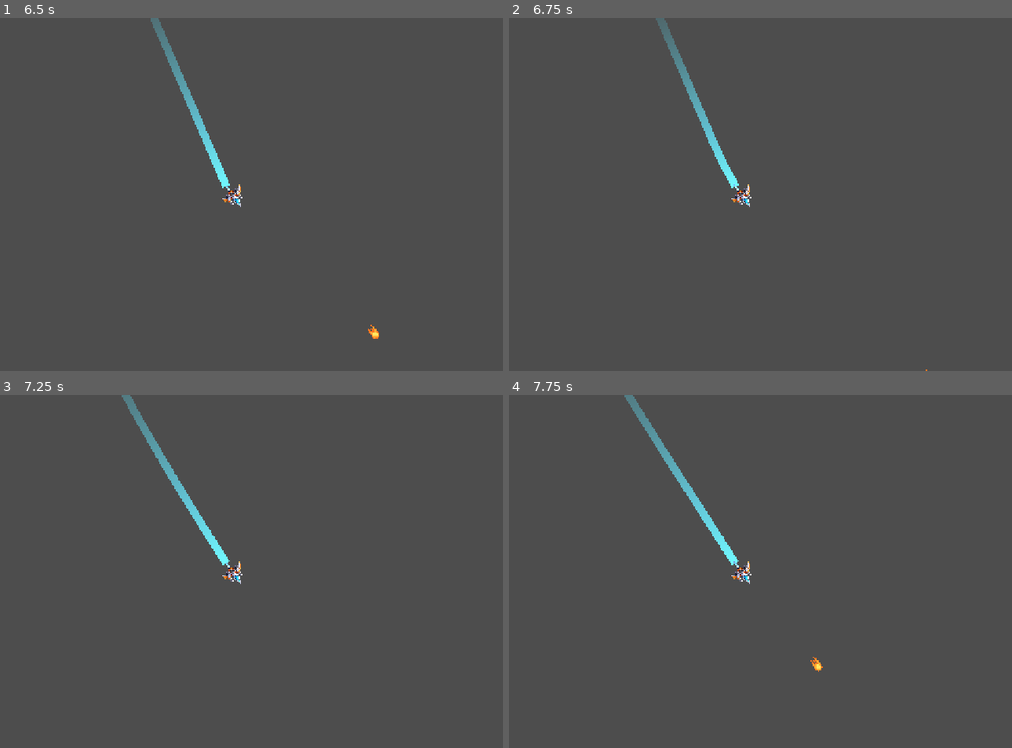
Above: before the commit, frames 1-4 (two rows, left to right).
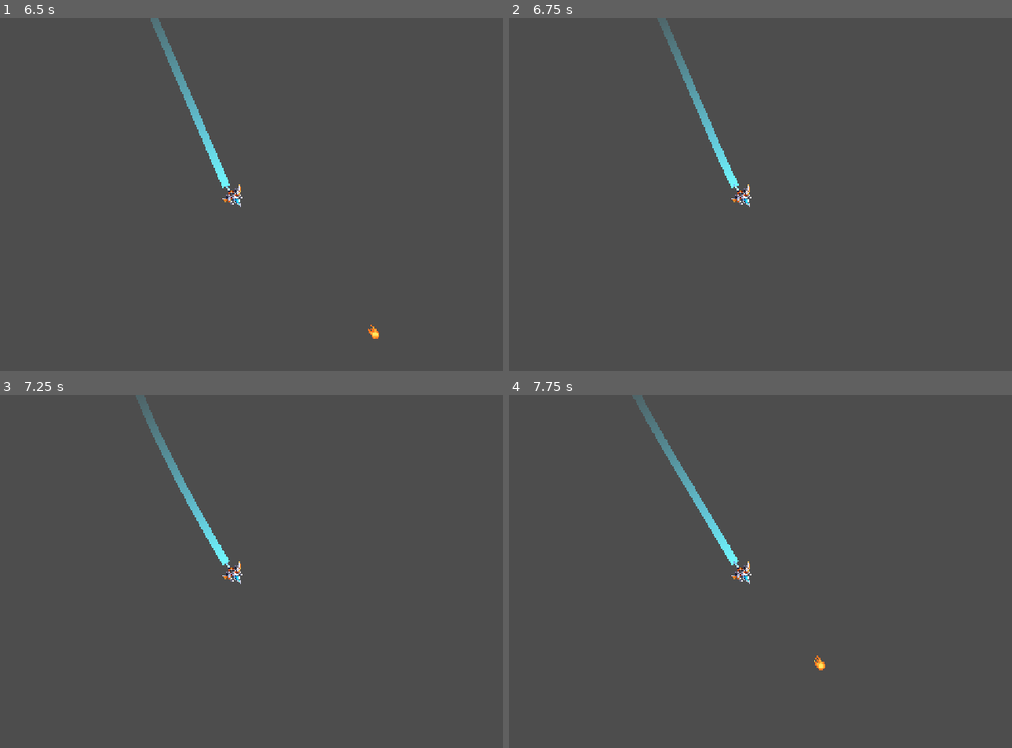
Above: after the commit, the same moments.

Repository: AdhamMohamedKhairy/Terminus-Zero
Game: Godot game, scene res://scenes/entities/player/player.tscn
Two runs of this game, one before a commit and one after it. Both use one fixed random seed, a clock stepped at 60 frames per second and the inputs below. This scene is started directly instead of the project's main scene.
Inputs (mouse positions are in pixels of both pictures, inside the frame that each line leads up to):
- Up to frame 1 (6.5 s): tap Enter at 0.5 s; move the mouse to (372, 176) at 0.52 s; hold D (right) 0.53-1.25 s; hold Space (boost) 0.53-1.25 s; click (372, 176) at 0.67 s; drag from (105, 212) to (231, 194) at 1.27 s; move the mouse to (296, 116) at 2.02 s; hold D (right) 2.03-2.75 s; hold Space (boost) 2.03-2.75 s; tap E (interact) at 2.1 s; drag from (201, 265) to (45, 141) at 2.77 s; move the mouse to (422, 247) at 3.52 s; hold A (left) 3.53-4.25 s; hold Space (boost) 3.53-4.25 s; tap Alt at 3.6 s; drag from (45, 141) to (231, 194) at 4.27 s; move the mouse to (261, 194) at 5.02 s; hold S (down) 5.03-5.75 s; hold Space (boost) 5.03-5.75 s; click (261, 194) at 5.17 s; drag from (135, 106) to (231, 194) at 5.77 s
- Up to frame 2 (6.75 s): move the mouse to (881, 176) at 6.52 s; hold W (up) from 6.53 s (still down); hold Space (boost) from 6.53 s (still down); tap E (interact) at 6.6 s
- Up to frame 3 (7.25 s): keep holding W (up); keep holding Space (boost)
- Up to frame 4 (7.75 s): release W (up) at 7.25 s; release Space (boost) at 7.25 s; drag from (614, 589) to (740, 571) at 7.27 s

Frame 1 is identical in both runs. In frame 2, 0.3% of the frame differs, in the area x 29-84%, y 0-100%; in frame 3, 1.0%, in the area x 24-46%, y 0-47%; in frame 4, 0.9%.

Commit message:
Add player's shield
Explodes on damage without affecting health, Also documented the hard part of script

Diff:
--- a/scenes/entities/player/player.gd
+++ b/scenes/entities/player/player.gd
@@ -1,6 +1,12 @@
 extends CharacterBody2D
 
 @export var health:= 100
+@export var player_velocity:Vector2
+@export var has_shield := false
+
+@onready var shield_area :Area2D = $shield
+@onready var shield_sprite : AnimatedSprite2D = $shield/AnimatedSprite2D
+@onready var shield_collision:CollisionShape2D = $shield/CollisionShape2D
 
 @onready var sprite:AnimatedSprite2D = $sprite
 @onready var collision:CollisionShape2D = $collision
@@ -29,49 +35,61 @@
 var dead := false
 
 func _ready():
+	# Spawn, then idle
 	sprite.play("warp")
 	await sprite.animation_finished
 	sprite.play("idle")
 
-	await get_tree().create_timer(2).timeout
-	take_damage(200)
-
 func _physics_process(delta: float) -> void:
+	# No motion if dead
 	if dead:
 		return
+
+	# Rotate with left and right, move with up, brake with down
 	rotation += Input.get_axis("left","right") * ROT_SPEED * delta
 
-	var forward_vector := Vector2.UP.rotated(rotation)
+	var forward_vector := Vector2.UP.rotated(rotation) # Forward motion vector
 	var current_power := THRUST_POWER
 	var speed_cap := MAX_SPEED
 
-	if Input.is_action_pressed("boost"):
+	# play animation and modify velocity
+	if Input.is_action_pressed("up"):
+		sprite.play("boost")
+		velocity += forward_vector * THRUST_POWER * delta
+	elif Input.is_action_pressed("boost"):
 		sprite.play("boost")
 		speed_cap = BOOST_MAX_SPEED
 		velocity += forward_vector * BOOST_POWER * delta
-	elif Input.is_action_pressed("up"):
-		sprite.play("boost")
-		velocity += forward_vector * THRUST_POWER * delta
+
+	# Brakes
 	if Input.is_action_pressed("down"):
 		velocity = velocity.move_toward(Vector2.ZERO, BRAKE_POWER*delta)
 
+	# Shoot fireballs
 	if Input.is_action_just_pressed("shoot"):
 		shoot(forward_vector)
 
 
-
+	# Drag force, then cap speed
 	velocity = velocity.move_toward(Vector2.ZERO,DRAG*velocity.length()*delta)
 	velocity = velocity.limit_length(speed_cap)
+
+	# Export velocity for other usages
+	player_velocity = velocity
 	move_and_slide()
 
-	update_trial(forward_vector)
+	# Update trail following the spaceship
+	update_trail(forward_vector)
 
-func update_trial(forward_vector:Vector2)->void:
+func update_trail(forward_vector:Vector2)->void:
+	# Fetch current time for the new trail
 	var now := Time.get_ticks_msec() / 1000.0
 
+	# Add new trail with the current spawn time
 	trail.add_point(global_position-forward_vector*TRAIL_OFFSET)
 	trail_left_times.append(now)
 
+	# Check for trails exceeding the limit of 1.0 seconds
 	while trail_left_times.size() > 0 and now - trail_left_times[0] > 1.0:
 		trail.remove_point(0)
 		trail_left_times.pop_front()
@@ -87,6 +105,9 @@
 	ball.direction = forward_vector
 
 func take_damage(dmg:int):
+	if has_shield:
+		toggle_shield(false)
+		return
 	if dead:
 		return
 	health-=dmg
@@ -97,3 +118,19 @@
 		sprite.play("die")
 		await sprite.animation_finished
 		queue_free()
+
+func toggle_shield(state:bool):
+	print("TOGGLED")
+	if state:
+		shield_area.visible = true
+		shield_sprite.play("spawn")
+		await sprite.animation_finished
+		shield_collision.set_deferred("disabled",false)
+		shield_sprite.play("idle")
+		has_shield = true
+	else:
+		shield_sprite.play("die")
+		await shield_sprite.animation_finished
+		shield_collision.set_deferred("disabled",true)
+		shield_area.visible = false
+		has_shield = false
--- a/scenes/entities/player/player.tscn
+++ b/scenes/entities/player/player.tscn
@@ -1,32 +1,34 @@
 [gd_scene format=3 uid="uid://b5qmlnw8qgv7x"]
 
 [ext_resource type="Script" uid="uid://1t4s387wc8pi" path="res://scenes/entities/player/player.gd" id="1_1lgw8"]
-[ext_resource type="Texture2D" uid="uid://d0sf6ltknn2ho" path="res://assets/SciFiStarships_Kestrel_FREE/frames/kestrel/top/boost/00.png" id="2_wg44p"]
-[ext_resource type="Texture2D" uid="uid://coi457cvi4jac" path="res://assets/SciFiStarships_Kestrel_FREE/frames/kestrel/top/boost/01.png" id="3_2frc1"]
-[ext_resource type="Texture2D" uid="uid://44lo1qudfna8" path="res://assets/SciFiStarships_Kestrel_FREE/frames/kestrel/top/boost/02.png" id="4_tswhv"]
-[ext_resource type="Texture2D" uid="uid://ck2lsrl8mvahm" path="res://assets/SciFiStarships_Kestrel_FREE/frames/kestrel/top/boost/03.png" id="5_3m0ly"]
-[ext_resource type="Texture2D" uid="uid://ndl30nptmaii" path="res://assets/SciFiStarships_Kestrel_FREE/frames/kestrel/top/destroy/00.png" id="6_y7ulx"]
-[ext_resource type="Texture2D" uid="uid://c1s0dr7k30kki" path="res://assets/SciFiStarships_Kestrel_FREE/frames/kestrel/top/destroy/01.png" id="7_dh4vq"]
-[ext_resource type="Texture2D" uid="uid://do05y6g5ptj3k" path="res://assets/SciFiStarships_Kestrel_FREE/frames/kestrel/top/destroy/02.png" id="8_d23qq"]
-[ext_resource type="Texture2D" uid="uid://cunj4ypxbbi2k" path="res://assets/SciFiStarships_Kestrel_FREE/frames/kestrel/top/destroy/03.png" id="9_7tix7"]
-[ext_resource type="Texture2D" uid="uid://l86lsxbx5luo" path="res://assets/SciFiStarships_Kestrel_FREE/frames/kestrel/top/destroy/04.png" id="10_o8jto"]
-[ext_resource type="Texture2D" uid="uid://dtlmo2hwrgcx5" path="res://assets/SciFiStarships_Kestrel_FREE/frames/kestrel/top/destroy/05.png" id="11_rt777"]
-[ext_resource type="Texture2D" uid="uid://hfcnptqkngcd" path="res://assets/SciFiStarships_Kestrel_FREE/frames/kestrel/top/destroy/06.png" id="12_ei5f5"]
-[ext_resource type="Texture2D" uid="uid://b4na35pjg18wd" path="res://assets/SciFiStarships_Kestrel_FREE/frames/kestrel/top/destroy/07.png" id="13_5y5t1"]
-[ext_resource type="Texture2D" uid="uid://bfk22p7imicih" path="res://assets/SciFiStarships_Kestrel_FREE/frames/kestrel/top/destroy/08.png" id="14_4rrkf"]
-[ext_resource type="Texture2D" uid="uid://cumkb7dsmfnyd" path="res://assets/SciFiStarships_Kestrel_FREE/frames/kestrel/top/destroy/09.png" id="15_g3uyw"]
-[ext_resource type="Texture2D" uid="uid://ci14dclapxev0" path="res://assets/SciFiStarships_Kestrel_FREE/frames/kestrel/top/idle/00.png" id="16_2l7jx"]
-[ext_resource type="Texture2D" uid="uid://b4wlau6xvph47" path="res://assets/SciFiStarships_Kestrel_FREE/frames/kestrel/top/idle/01.png" id="17_dj766"]
-[ext_resource type="Texture2D" uid="uid://cbm06plf86bfj" path="res://assets/SciFiStarships_Kestrel_FREE/frames/kestrel/top/idle/02.png" id="18_80gid"]
-[ext_resource type="Texture2D" uid="uid://lpfst2xrwqyg" path="res://assets/SciFiStarships_Kestrel_FREE/frames/kestrel/top/idle/03.png" id="19_jdidn"]
-[ext_resource type="Texture2D" uid="uid://djijtoxhbove1" path="res://assets/SciFiStarships_Kestrel_FREE/frames/kestrel/top/warp/00.png" id="28_0l7wy"]
-[ext_resource type="Texture2D" uid="uid://dphfaaieopht8" path="res://assets/SciFiStarships_Kestrel_FREE/frames/kestrel/top/warp/01.png" id="29_bxmn4"]
-[ext_resource type="Texture2D" uid="uid://d15yc57isd4q3" path="res://assets/SciFiStarships_Kestrel_FREE/frames/kestrel/top/warp/02.png" id="30_f3lfh"]
-[ext_resource type="Texture2D" uid="uid://7jyfhr27bb52" path="res://assets/SciFiStarships_Kestrel_FREE/frames/kestrel/top/warp/03.png" id="31_pomkq"]
-[ext_resource type="Texture2D" uid="uid://dvqqibxhnkodj" path="res://assets/SciFiStarships_Kestrel_FREE/frames/kestrel/top/warp/04.png" id="32_hsn3e"]
-[ext_resource type="Texture2D" uid="uid://bxnggdytqe2bi" path="res://assets/SciFiStarships_Kestrel_FREE/frames/kestrel/top/warp/05.png" id="33_txex0"]
-[ext_resource type="Texture2D" uid="uid://cs8a3r6qnov4n" path="res://assets/SciFiStarships_Kestrel_FREE/frames/kestrel/top/warp/06.png" id="34_thyny"]
-[ext_resource type="Texture2D" uid="uid://n3dvvbh8g86s" path="res://assets/SciFiStarships_Kestrel_FREE/frames/kestrel/top/warp/07.png" id="35_2i17y"]
+[ext_resource type="Texture2D" uid="uid://d0sf6ltknn2ho" path="res://assets/spaceship/boost/00.png" id="2_wg44p"]
+[ext_resource type="Texture2D" uid="uid://coi457cvi4jac" path="res://assets/spaceship/boost/01.png" id="3_2frc1"]
+[ext_resource type="Texture2D" uid="uid://44lo1qudfna8" path="res://assets/spaceship/boost/02.png" id="4_tswhv"]
+[ext_resource type="Texture2D" uid="uid://ck2lsrl8mvahm" path="res://assets/spaceship/boost/03.png" id="5_3m0ly"]
+[ext_resource type="Texture2D" uid="uid://ndl30nptmaii" path="res://assets/spaceship/destroy/00.png" id="6_y7ulx"]
+[ext_resource type="Texture2D" uid="uid://c1s0dr7k30kki" path="res://assets/spaceship/destroy/01.png" id="7_dh4vq"]
+[ext_resource type="Texture2D" uid="uid://do05y6g5ptj3k" path="res://assets/spaceship/destroy/02.png" id="8_d23qq"]
+[ext_resource type="Texture2D" uid="uid://cunj4ypxbbi2k" path="res://assets/spaceship/destroy/03.png" id="9_7tix7"]
+[ext_resource type="Texture2D" uid="uid://l86lsxbx5luo" path="res://assets/spaceship/destroy/04.png" id="10_o8jto"]
+[ext_resource type="Texture2D" uid="uid://dtlmo2hwrgcx5" path="res://assets/spaceship/destroy/05.png" id="11_rt777"]
+[ext_resource type="Texture2D" uid="uid://hfcnptqkngcd" path="res://assets/spaceship/destroy/06.png" id="12_ei5f5"]
+[ext_resource type="Texture2D" uid="uid://b4na35pjg18wd" path="res://assets/spaceship/destroy/07.png" id="13_5y5t1"]
+[ext_resource type="Texture2D" uid="uid://bfk22p7imicih" path="res://assets/spaceship/destroy/08.png" id="14_4rrkf"]
+[ext_resource type="Texture2D" uid="uid://cumkb7dsmfnyd" path="res://assets/spaceship/destroy/09.png" id="15_g3uyw"]
+[ext_resource type="Texture2D" uid="uid://ci14dclapxev0" path="res://assets/spaceship/idle/00.png" id="16_2l7jx"]
+[ext_resource type="Texture2D" uid="uid://b4wlau6xvph47" path="res://assets/spaceship/idle/01.png" id="17_dj766"]
+[ext_resource type="Texture2D" uid="uid://cbm06plf86bfj" path="res://assets/spaceship/idle/02.png" id="18_80gid"]
+[ext_resource type="Texture2D" uid="uid://lpfst2xrwqyg" path="res://assets/spaceship/idle/03.png" id="19_jdidn"]
+[ext_resource type="Texture2D" uid="uid://djijtoxhbove1" path="res://assets/spaceship/warp/00.png" id="28_0l7wy"]
+[ext_resource type="Texture2D" uid="uid://wwx333biftr0" path="res://assets/spaceship/Shield Effect - Explosion.png" id="28_7nfft"]
+[ext_resource type="Texture2D" uid="uid://cua34x8faq8a2" path="res://assets/spaceship/Shield Effect - Spawn.png" id="29_brjyi"]
+[ext_resource type="Texture2D" uid="uid://dphfaaieopht8" path="res://assets/spaceship/warp/01.png" id="29_bxmn4"]
+[ext_resource type="Texture2D" uid="uid://d15yc57isd4q3" path="res://assets/spaceship/warp/02.png" id="30_f3lfh"]
+[ext_resource type="Texture2D" uid="uid://7jyfhr27bb52" path="res://assets/spaceship/warp/03.png" id="31_pomkq"]
+[ext_resource type="Texture2D" uid="uid://dvqqibxhnkodj" path="res://assets/spaceship/warp/04.png" id="32_hsn3e"]
+[ext_resource type="Texture2D" uid="uid://bxnggdytqe2bi" path="res://assets/spaceship/warp/05.png" id="33_txex0"]
+[ext_resource type="Texture2D" uid="uid://cs8a3r6qnov4n" path="res://assets/spaceship/warp/06.png" id="34_thyny"]
+[ext_resource type="Texture2D" uid="uid://n3dvvbh8g86s" path="res://assets/spaceship/warp/07.png" id="35_2i17y"]
 
 [sub_resource type="SpriteFrames" id="SpriteFrames_0qees"]
 animations = [{
@@ -137,6 +139,302 @@
 
 [sub_resource type="Gradient" id="Gradient_1lgw8"]
 colors = PackedColorArray(0.31764707, 0.7176471, 0.7882353, 0, 0.44242418, 0.97636014, 1.070584, 1)
+
+[sub_resource type="AtlasTexture" id="AtlasTexture_bnv2y"]
+atlas = ExtResource("28_7nfft")
+region = Rect2(0, 0, 64, 64)
+
+[sub_resource type="AtlasTexture" id="AtlasTexture_0xxfp"]
+atlas = ExtResource("28_7nfft")
+region = Rect2(64, 0, 64, 64)
+
+[sub_resource type="AtlasTexture" id="AtlasTexture_l2s38"]
+atlas = ExtResource("28_7nfft")
+region = Rect2(128, 0, 64, 64)
+
+[sub_resource type="AtlasTexture" id="AtlasTexture_11qh6"]
+atlas = ExtResource("28_7nfft")
+region = Rect2(192, 0, 64, 64)
+
+[sub_resource type="AtlasTexture" id="AtlasTexture_1lgw8"]
+atlas = ExtResource("28_7nfft")
+region = Rect2(0, 64, 64, 64)
+
+[sub_resource type="AtlasTexture" id="AtlasTexture_wg44p"]
+atlas = ExtResource("28_7nfft")
+region = Rect2(64, 64, 64, 64)
+
+[sub_resource type="AtlasTexture" id="AtlasTexture_2frc1"]
+atlas = ExtResource("28_7nfft")
+region = Rect2(128, 64, 64, 64)
+
+[sub_resource type="AtlasTexture" id="AtlasTexture_tswhv"]
+atlas = ExtResource("28_7nfft")
+region = Rect2(192, 64, 64, 64)
+
+[sub_resource type="AtlasTexture" id="AtlasTexture_3m0ly"]
+atlas = ExtResource("28_7nfft")
+region = Rect2(0, 128, 64, 64)
+
+[sub_resource type="AtlasTexture" id="AtlasTexture_y7ulx"]
+atlas = ExtResource("28_7nfft")
+region = Rect2(64, 128, 64, 64)
+
+[sub_resource type="AtlasTexture" id="AtlasTexture_dh4vq"]
+atlas = ExtResource("28_7nfft")
+region = Rect2(128, 128, 64, 64)
+
+[sub_resource type="AtlasTexture" id="AtlasTexture_d23qq"]
+atlas = ExtResource("28_7nfft")
+region = Rect2(192, 128, 64, 64)
+
+[sub_resource type="AtlasTexture" id="AtlasTexture_7tix7"]
+atlas = ExtResource("28_7nfft")
+region = Rect2(0, 192, 64, 64)
+
+[sub_resource type="AtlasTexture" id="AtlasTexture_o8jto"]
+atlas = ExtResource("28_7nfft")
+region = Rect2(64, 192, 64, 64)
+
+[sub_resource type="AtlasTexture" id="AtlasTexture_rt777"]
+atlas = ExtResource("28_7nfft")
+region = Rect2(128, 192, 64, 64)
+
+[sub_resource type="AtlasTexture" id="AtlasTexture_ei5f5"]
+atlas = ExtResource("28_7nfft")
+region = Rect2(192, 192, 64, 64)
+
+[sub_resource type="AtlasTexture" id="AtlasTexture_7nfft"]
+atlas = ExtResource("29_brjyi")
+region = Rect2(96, 144, 48, 48)
+
+[sub_resource type="AtlasTexture" id="AtlasTexture_brjyi"]
+atlas = ExtResource("29_brjyi")
+region = Rect2(144, 144, 48, 48)
+
+[sub_resource type="AtlasTexture" id="AtlasTexture_5y5t1"]
+atlas = ExtResource("29_brjyi")
+region = Rect2(0, 192, 48, 48)
+
+[sub_resource type="AtlasTexture" id="AtlasTexture_hsn3e"]
+atlas = ExtResource("29_brjyi")
+region = Rect2(48, 192, 48, 48)
+
+[sub_resource type="AtlasTexture" id="AtlasTexture_4rrkf"]
+atlas = ExtResource("29_brjyi")
+region = Rect2(0, 0, 48, 48)
+
+[sub_resource type="AtlasTexture" id="AtlasTexture_g3uyw"]
+atlas = ExtResource("29_brjyi")
+region = Rect2(48, 0, 48, 48)
+
+[sub_resource type="AtlasTexture" id="AtlasTexture_2l7jx"]
+atlas = ExtResource("29_brjyi")
+region = Rect2(96, 0, 48, 48)
+
+[sub_resource type="AtlasTexture" id="AtlasTexture_dj766"]
+atlas = ExtResource("29_brjyi")
+region = Rect2(144, 0, 48, 48)
+
+[sub_resource type="AtlasTexture" id="AtlasTexture_80gid"]
+atlas = ExtResource("29_brjyi")
+region = Rect2(0, 48, 48, 48)
+
+[sub_resource type="AtlasTexture" id="AtlasTexture_jdidn"]
+atlas = ExtResource("29_brjyi")
+region = Rect2(48, 48, 48, 48)
+
+[sub_resource type="AtlasTexture" id="AtlasTexture_c2ktb"]
+atlas = ExtResource("29_brjyi")
+region = Rect2(96, 48, 48, 48)
+
+[sub_resource type="AtlasTexture" id="AtlasTexture_5tbmh"]
+atlas = ExtResource("29_brjyi")
+region = Rect2(144, 48, 48, 48)
+
+[sub_resource type="AtlasTexture" id="AtlasTexture_bumth"]
+atlas = ExtResource("29_brjyi")
+region = Rect2(0, 96, 48, 48)
+
+[sub_resource type="AtlasTexture" id="AtlasTexture_avkvk"]
+atlas = ExtResource("29_brjyi")
+region = Rect2(48, 96, 48, 48)
+
+[sub_resource type="AtlasTexture" id="AtlasTexture_daptw"]
+atlas = ExtResource("29_brjyi")
+region = Rect2(96, 96, 48, 48)
+
+[sub_resource type="AtlasTexture" id="AtlasTexture_qpxpq"]
+atlas = ExtResource("29_brjyi")
+region = Rect2(144, 96, 48, 48)
+
+[sub_resource type="AtlasTexture" id="AtlasTexture_ofi1a"]
+atlas = ExtResource("29_brjyi")
+region = Rect2(0, 144, 48, 48)
+
+[sub_resource type="AtlasTexture" id="AtlasTexture_7n3y3"]
+atlas = ExtResource("29_brjyi")
+region = Rect2(48, 144, 48, 48)
+
+[sub_resource type="AtlasTexture" id="AtlasTexture_0l7wy"]
+atlas = ExtResource("29_brjyi")
+region = Rect2(96, 144, 48, 48)
+
+[sub_resource type="AtlasTexture" id="AtlasTexture_bxmn4"]
+atlas = ExtResource("29_brjyi")
+region = Rect2(144, 144, 48, 48)
+
+[sub_resource type="AtlasTexture" id="AtlasTexture_f3lfh"]
+atlas = ExtResource("29_brjyi")
+region = Rect2(0, 192, 48, 48)
+
+[sub_resource type="AtlasTexture" id="AtlasTexture_pomkq"]
+atlas = ExtResource("29_brjyi")
+region = Rect2(48, 192, 48, 48)
+
+[sub_resource type="SpriteFrames" id="SpriteFrames_tr8j5"]
+animations = [{
+"frames": [{
+"duration": 1.0,
+"texture": SubResource("AtlasTexture_bnv2y")
+}, {
+"duration": 1.0,
+"texture": SubResource("AtlasTexture_0xxfp")
+}, {
+"duration": 1.0,
+"texture": SubResource("AtlasTexture_l2s38")
+}, {
+"duration": 1.0,
+"texture": SubResource("AtlasTexture_11qh6")
+}, {
+"duration": 1.0,
+"texture": SubResource("AtlasTexture_1lgw8")
+}, {
+"duration": 1.0,
+"texture": SubResource("AtlasTexture_wg44p")
+}, {
+"duration": 1.0,
+"texture": SubResource("AtlasTexture_2frc1")
+}, {
+"duration": 1.0,
+"texture": SubResource("AtlasTexture_tswhv")
+}, {
+"duration": 1.0,
+"texture": SubResource("AtlasTexture_3m0ly")
+}, {
+"duration": 1.0,
+"texture": SubResource("AtlasTexture_y7ulx")
+}, {
+"duration": 1.0,
+"texture": SubResource("AtlasTexture_dh4vq")
+}, {
+"duration": 1.0,
+"texture": SubResource("AtlasTexture_d23qq")
+}, {
+"duration": 1.0,
+"texture": SubResource("AtlasTexture_7tix7")
+}, {
+"duration": 1.0,
+"texture": SubResource("AtlasTexture_o8jto")
+}, {
+"duration": 1.0,
+"texture": SubResource("AtlasTexture_rt777")
+}, {
+"duration": 1.0,
+"texture": SubResource("AtlasTexture_ei5f5")
+}],
+"loop": 0,
+"name": &"explode",
+"speed": 12.5
+}, {
+"frames": [{
+"duration": 1.0,
+"texture": SubResource("AtlasTexture_7nfft")
+}, {
+"duration": 1.0,
+"texture": SubResource("AtlasTexture_brjyi")
+}, {
+"duration": 1.0,
+"texture": SubResource("AtlasTexture_5y5t1")
+}, {
+"duration": 1.0,
+"texture": SubResource("AtlasTexture_hsn3e")
+}, {
+"duration": 1.0,
+"texture": SubResource("AtlasTexture_5y5t1")
+}, {
+"duration": 1.0,
+"texture": SubResource("AtlasTexture_brjyi")
+}, {
+"duration": 1.0,
+"texture": SubResource("AtlasTexture_7nfft")
+}],
+"loop": 1,
+"name": &"idle",
+"speed": 3.0
+}, {
+"frames": [{
+"duration": 1.0,
+"texture": SubResource("AtlasTexture_4rrkf")
+}, {
+"duration": 1.0,
+"texture": SubResource("AtlasTexture_g3uyw")
+}, {
+"duration": 1.0,
+"texture": SubResource("AtlasTexture_2l7jx")
+}, {
+"duration": 1.0,
+"texture": SubResource("AtlasTexture_dj766")
+}, {
+"duration": 1.0,
+"texture": SubResource("AtlasTexture_80gid")
+}, {
+"duration": 1.0,
+"texture": SubResource("AtlasTexture_jdidn")
+}, {
+"duration": 1.0,
+"texture": SubResource("AtlasTexture_c2ktb")
+}, {
+"duration": 1.0,
+"texture": SubResource("AtlasTexture_5tbmh")
+}, {
+"duration": 1.0,
+"texture": SubResource("AtlasTexture_bumth")
+}, {
+"duration": 1.0,
+"texture": SubResource("AtlasTexture_avkvk")
+}, {
+"duration": 1.0,
+"texture": SubResource("AtlasTexture_daptw")
+}, {
+"duration": 1.0,
+"texture": SubResource("AtlasTexture_qpxpq")
+}, {
+"duration": 1.0,
+"texture": SubResource("AtlasTexture_ofi1a")
+}, {
+"duration": 1.0,
+"texture": SubResource("AtlasTexture_7n3y3")
+}, {
+"duration": 1.0,
+"texture": SubResource("AtlasTexture_0l7wy")
+}, {
+"duration": 1.0,
+"texture": SubResource("AtlasTexture_bxmn4")
+}, {
+"duration": 1.0,
+"texture": SubResource("AtlasTexture_f3lfh")
+}, {
+"duration": 1.0,
+"texture": SubResource("AtlasTexture_pomkq")
+}],
+"loop": 0,
+"name": &"spawn",
+"speed": 12.5
+}]
+
+[sub_resource type="CircleShape2D" id="CircleShape2D_0hvcy"]
+radius = 46.043457
 
 [node name="Player" type="CharacterBody2D" unique_id=1909375880]
 script = ExtResource("1_1lgw8")
@@ -163,3 +461,15 @@
 width = 16.0
 default_color = Color(0.31764707, 0.7176471, 0.7882353, 1)
 gradient = SubResource("Gradient_1lgw8")
+
+[node name="shield" type="Area2D" parent="." unique_id=214337500]
+visible = false
+
+[node name="AnimatedSprite2D" type="AnimatedSprite2D" parent="shield" unique_id=1064738120]
+scale = Vector2(2, 2)
+sprite_frames = SubResource("SpriteFrames_tr8j5")
+animation = &"spawn"
+
+[node name="CollisionShape2D" type="CollisionShape2D" parent="shield" unique_id=1772330036]
+shape = SubResource("CircleShape2D_0hvcy")
+disabled = true
